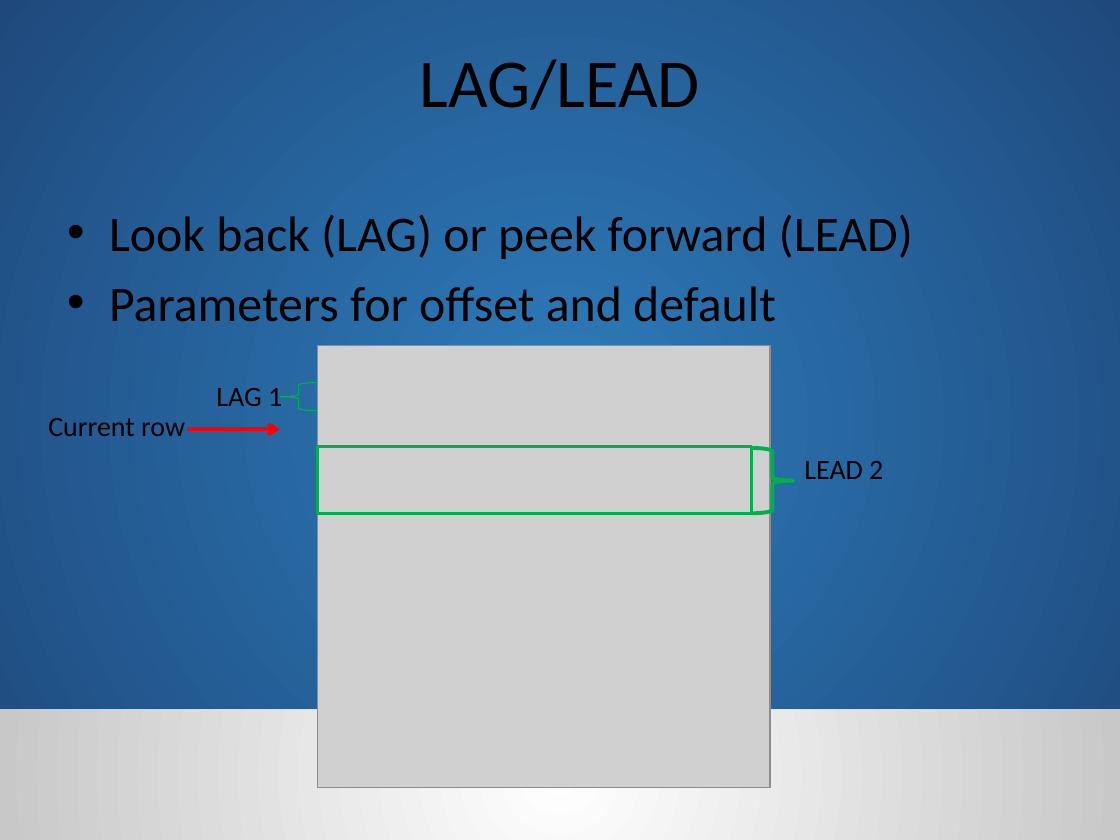
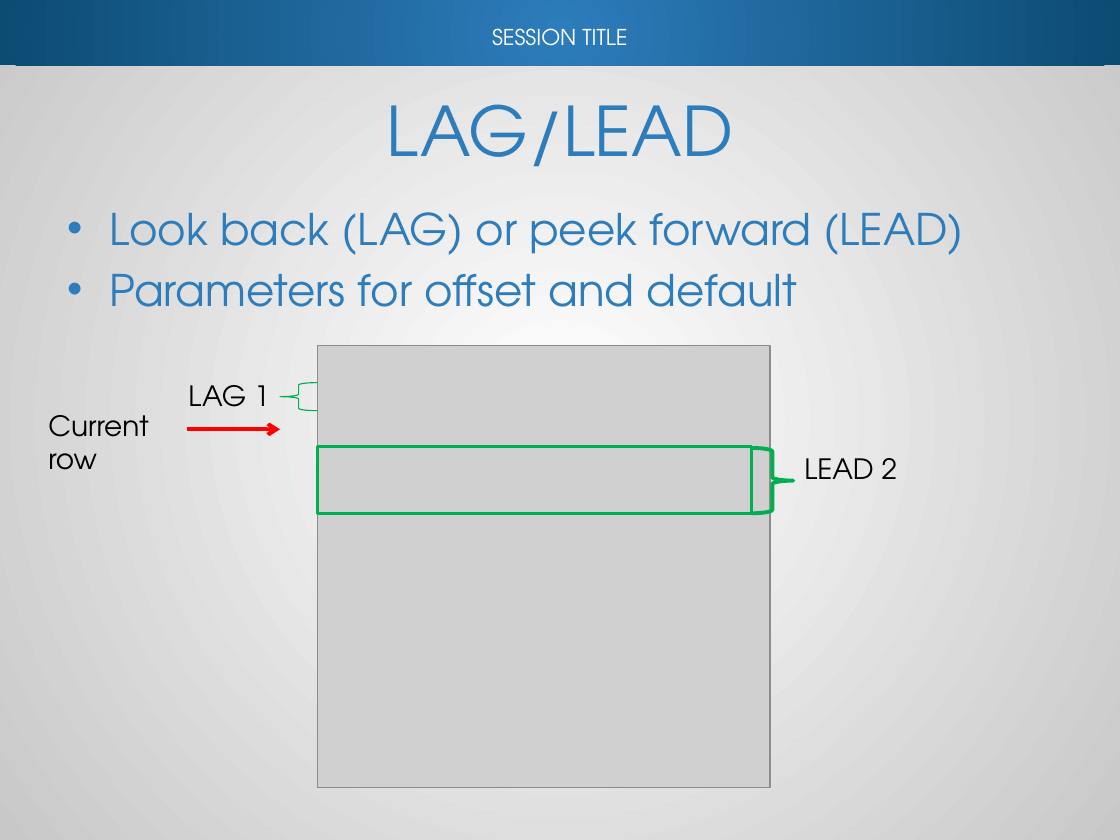
Before and after one commit to reachanu21/T-SQLWindowing, a slide deck: slide 28 of Presentation/TSQL_Windowing.pptx. Drawn at 1120x840 pixels with LibreOffice and Linux fonts; fonts in the diff are those of the drawing; grey boxes stand for pictures; background and template pictures are left out. Boxes give left, top, right and bottom in pixels: in the first picture for what was removed or moved away, otherwise in the second. Text is boxed around its words. In the diff, an @@ line names an element or a change of style, - is before the commit and + after.

```diff
--- a/Presentation/TSQL_Windowing.pptx
+++ b/Presentation/TSQL_Windowing.pptx
@@ rectangle at [0, 0, 1120, 840]: fill gradient #2D7CBB to #1F497D to gradient #FFFFFF to #C8C8C8; shadow on @@
@@ rectangle added at [0, 0, 1120, 65], fill gradient #2D7CBB to #0C4B72 @@
@@ text added at [492, 28, 627, 46], 14 pt, text #FFFFFF @@
+SESSION TITLE
@@ title "LAG/LEAD": place and size @@
-title "LAG/LEAD" at [420, 59, 700, 110]
+title "LAG/LEAD" at [387, 104, 733, 167]
@@ title "LAG/LEAD" at [387, 104, 733, 167]: font Calibri to TeX Gyre Adventor, text colour #000000 to #2D7CBB; vertical alignment top to middle @@
@@ text "Look back (LAG) or peek ..." at [109, 212, 964, 307]: size 32 to 28 pt, font Calibri to TeX Gyre Adventor, text colour #000000 to #2D7CBB @@
@@ font Calibri to TeX Gyre Adventor in 3 elements at [48, 415, 149, 470], [804, 458, 898, 479], [188, 385, 270, 407] @@
@@ text "LAG 1": place and size @@
-text "LAG 1" at [216, 388, 282, 406]
+text "LAG 1" at [188, 385, 270, 407]
@@ rectangle removed at [0, 709, 1120, 840] @@
```
Also in this commit, not shown: 31 other slides changed.
